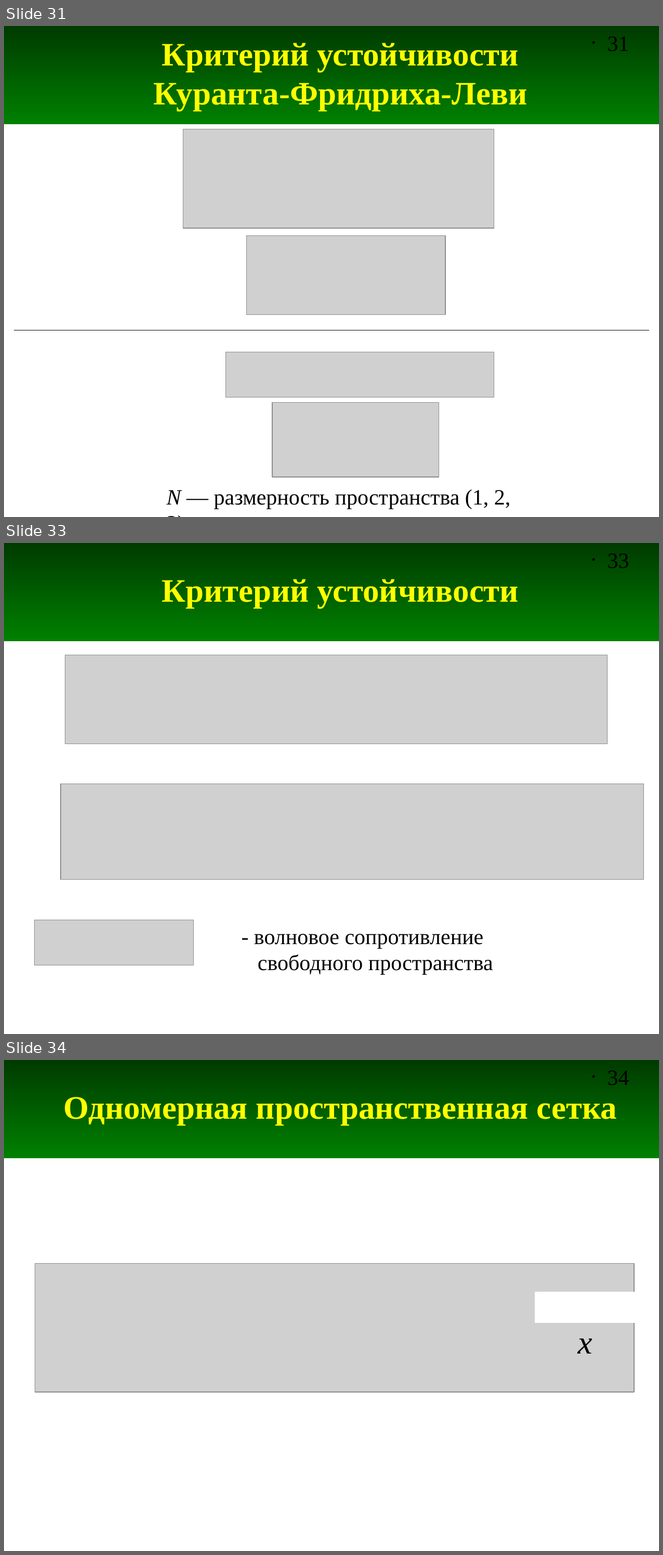
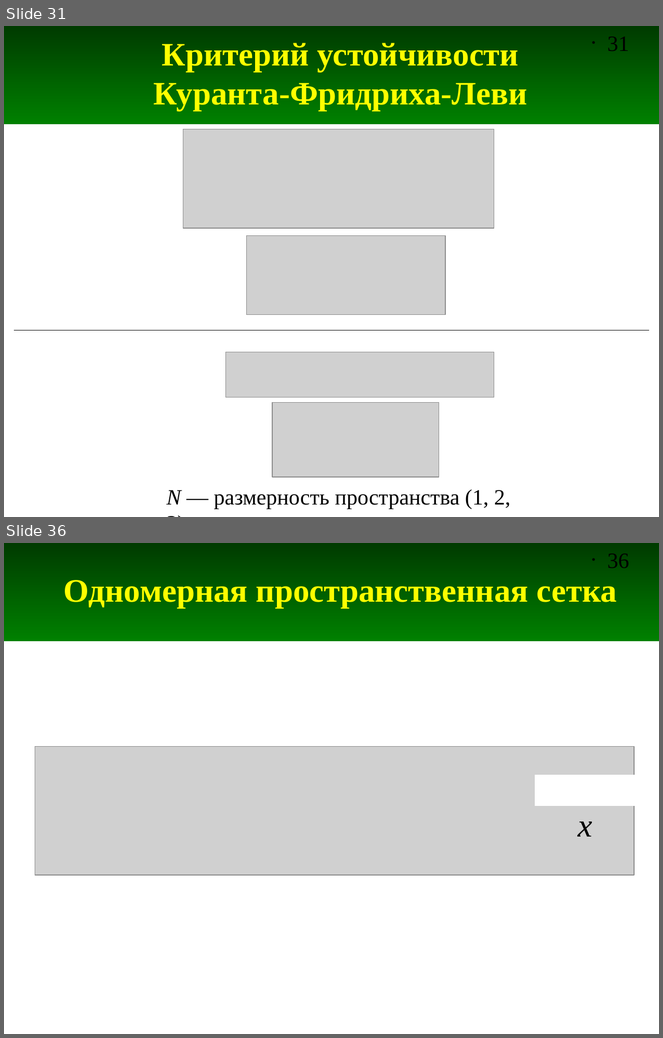
Before and after one commit to andris0147sv/modelling, a slide deck: FDTD.odp. Shown one above the other, each under a label of ours: slides 31, 33 and 34 before the commit, slides 31 and 36 after it; the slides between them are not shown. The pictures are 663x1555 and 663x1038 pixels, drawn with LibreOffice and Linux fonts; fonts in the diff are those of the drawing; grey boxes stand for pictures. Boxes give left, top, right and bottom in pixels: in the first picture for what was removed or moved away, otherwise in the second. Text is boxed around its words. In the diff, an @@ line names an element or a change of style, - is before the commit and + after.

```diff
--- a/FDTD.odp
+++ b/FDTD.odp
@@ slide 33 removed at (x1=4, y1=543, x2=659, y2=1034), background #FFFFFF; not listed: 2 template elements that a slide beside it also shows @@
@@ title removed at (x1=162, y1=579, x2=519, y2=609) @@
-Критерий устойчивости
@@ picture removed at (x1=65, y1=655, x2=607, y2=744) @@
@@ picture removed at (x1=61, y1=784, x2=644, y2=880) @@
@@ picture removed at (x1=35, y1=921, x2=194, y2=966) @@
@@ text removed at (x1=254, y1=934, x2=493, y2=975) @@
-- волновое сопротивление
-свободного пространства
@@ what was slide 34 is now slide 36 @@
@@ page number at (x1=608, y1=553, x2=630, y2=568): text changed @@
-• 34
+• 36
```
Also in this commit, not shown: 2 slides changed, 5 slides added, 1 other slide removed.
